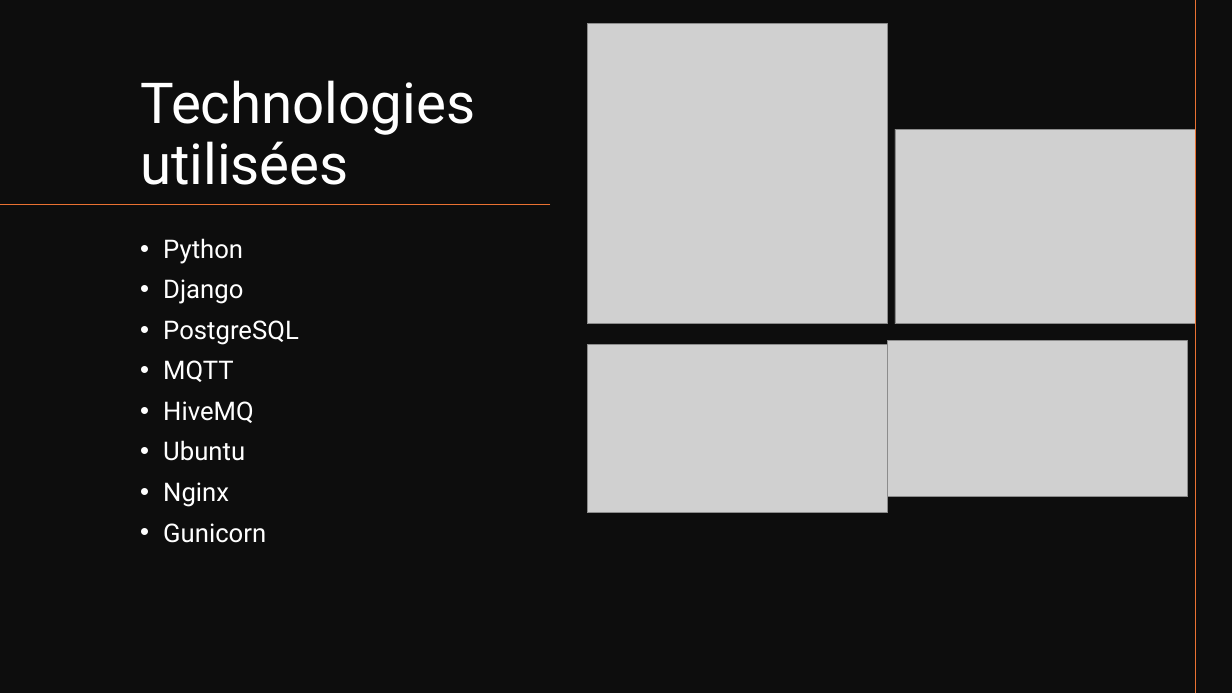
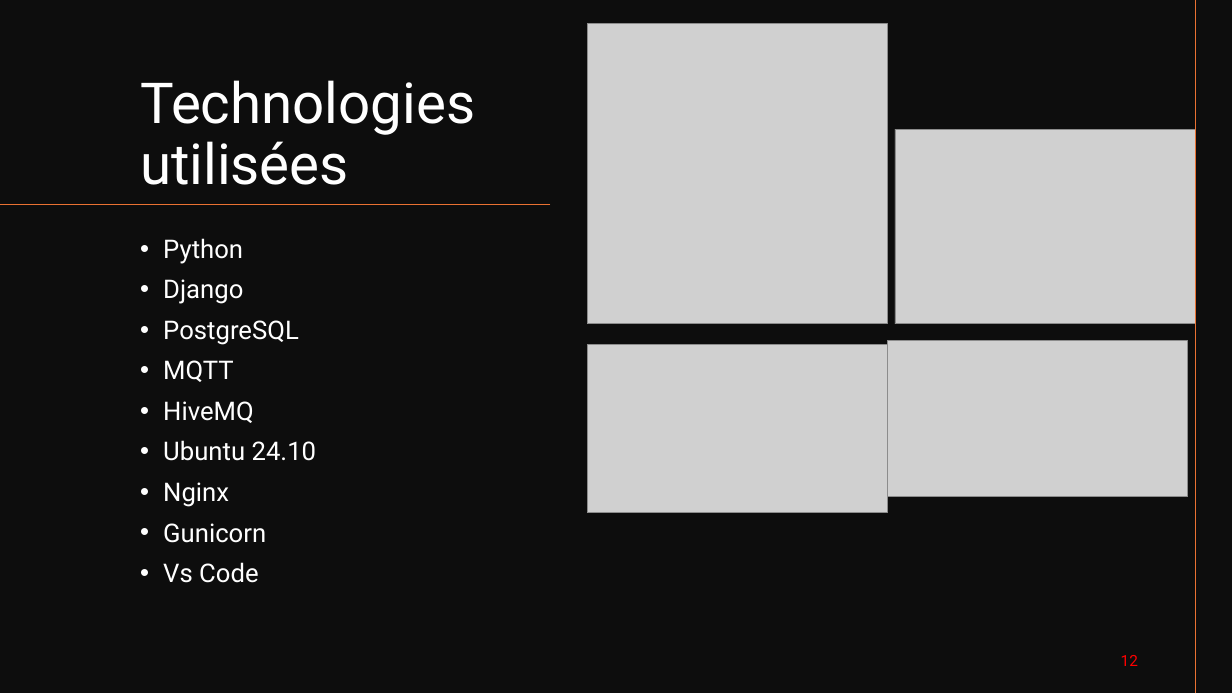
Before and after one commit to Eliott-07/Centrale-PV-Securisee-2026, a slide deck: slide 12 of docs/Présentation_Projet_SMACP.pptx (slide 6 before the commit). Drawn at 1232x693 pixels with LibreOffice and Linux fonts; fonts in the diff are those of the drawing; grey boxes stand for pictures. Boxes give left, top, right and bottom in pixels: in the first picture for what was removed or moved away, otherwise in the second. Text is boxed around its words. In the diff, an @@ line names an element or a change of style, - is before the commit and + after.

```diff
--- a/docs/Présentation_Projet_SMACP.pptx
+++ b/docs/Présentation_Projet_SMACP.pptx
@@ text at <box>163,440,317,461</box>: text changed @@
-• Ubuntu
+• Ubuntu 24.10
@@ text at <box>163,562,258,583</box>: paragraph added @@
+• Vs Code
@@ page number added at <box>1121,655,1138,666</box>, 12 pt, text #FF0000 @@
+12
```
Also in this commit, not shown: 6 other slides changed, 21 slides added, 3 slides removed, 2 other files.
